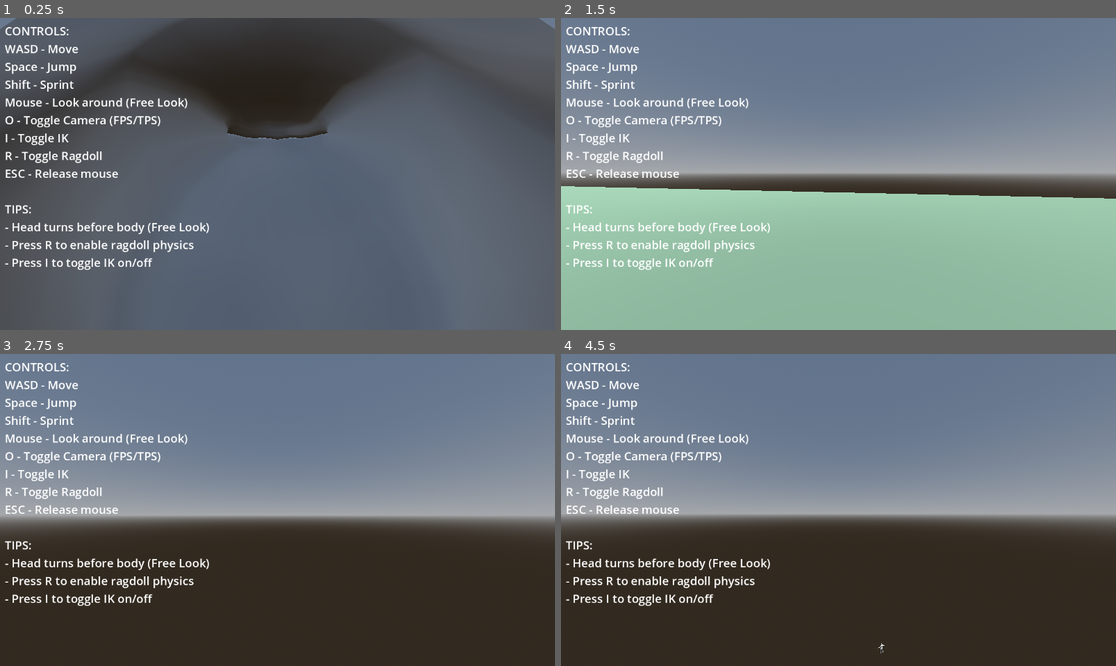
Above: before the commit, frames 1-4 (two rows, left to right).
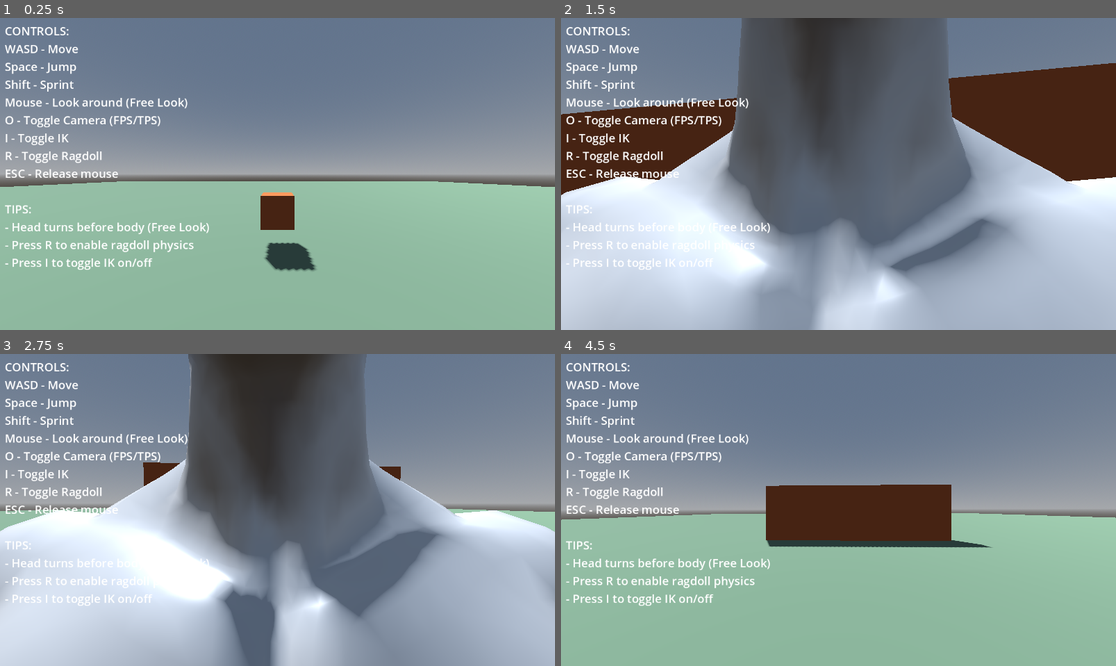
Above: after the commit, the same moments.

Repository: lmf-git/fpsikanimragdoll
Game: Godot game, scene res://world.tscn
The game is run twice, just before and just after one commit, with the same random seed, the same clock (stepped at 60 frames per second) and the same inputs.
Inputs (mouse positions are in pixels of both pictures, inside the frame that each line leads up to):
- Up to frame 1 (0.25 s): no input
- Up to frame 2 (1.5 s): move the mouse to (866, 174) at 0.52 s; hold Shift (sprint) 0.53-1.28 s; hold W (move_forward) from 0.53 s (still down); tap Space (jump) at 0.77 s; move the mouse to (810, 174) at 1.27 s; tap O (toggle_camera) at 1.35 s
- Up to frame 3 (2.75 s): keep holding W (move_forward); tap Space (jump) at 1.52 s; move the mouse to (288, 503) at 2.02 s; hold I (toggle_ik) from 2.03 s (still down)
- Up to frame 4 (4.5 s): keep holding W (move_forward); move the mouse to (832, 516) at 2.77 s; release I (toggle_ik) at 2.78 s; tap R (toggle_ragdoll) at 2.85 s; tap Space (jump) at 3.02, 3.77 s; move the mouse to (877, 513) at 3.52 s; hold Shift (sprint) 3.53-4.28 s; move the mouse to (794, 506) at 4.27 s; tap O (toggle_camera) at 4.35 s

The runs differ from the first frame. In frame 1, 97% of the frame differs, in the area x 0-100%, y 0-100%; in frame 2, 83%; in frame 3, 68%; in frame 4, 50%.

Commit message:
Fix ragdoll collisions, camera tracking, and add finger/toe bones
RAGDOLL FIXES:
- Add all 52 bones including fingers and toes
- Set proper collision layers (layer 2) and masks (mask 1)
- Add collision exceptions between all physical bones (prevent self-collision)
- Increase collision shape sizes (radius 0.08, height 0.25) for better stability
- Higher friction (0.8) to prevent sliding

CAMERA FIXES:
- Fix camera null references by finding them dynamically in _ready()
- Fix FPS camera to follow head bone rotation directly
- Head/neck now visibly bend when looking up/down in FPS mode
- Camera uses head bone's global transform (includes all rotations)

PROJECT:
- Update project.godot from 4.3 to 4.5

Test: Ragdoll should no longer fall through floor, head should move in FPS

Diff:
--- a/character_controller.gd
+++ b/character_controller.gd
@@ -38,11 +38,27 @@
 
 # Ragdoll bone configuration - bones that will have physics
 const RAGDOLL_BONES = [
+	# Torso
 	"Hips", "Spine", "Chest", "Upper_Chest", "Neck", "Head",
+	# Left arm
 	"L_Shoulder", "L_Upper_Arm", "L_Lower_Arm", "L_Hand",
+	# Left fingers
+	"L_Thumb_Proximal", "L_Thumb_Intermediate", "L_Thumb_Distal",
+	"L_Index_Proximal", "L_Index_Intermediate", "L_Index_Distal",
+	"L_Middle_Proximal", "L_Middle_Intermediate", "L_Middle_Distal",
+	"L_Ring_Proximal", "L_Ring_Intermediate", "L_Ring_Distal",
+	"L_Little_Proximal", "L_Little_Intermediate", "L_Little_Distal",
+	# Right arm
 	"R_Shoulder", "R_Upper_Arm", "R_Lower_Arm", "R_Hand",
-	"L_Upper_Leg", "L_Lower_Leg", "L_Foot",
-	"R_Upper_Leg", "R_Lower_Leg", "R_Foot"
+	# Right fingers
+	"R_Thumb_Proximal", "R_Thumb_Intermediate", "R_Thumb_Distal",
+	"R_Index_Proximal", "R_Index_Intermediate", "R_Index_Distal",
+	"R_Middle_Proximal", "R_Middle_Intermediate", "R_Middle_Distal",
+	"R_Ring_Proximal", "R_Ring_Intermediate", "R_Ring_Distal",
+	"R_Little_Proximal", "R_Little_Intermediate", "R_Little_Distal",
+	# Legs
+	"L_Upper_Leg", "L_Lower_Leg", "L_Foot", "L_Toes",
+	"R_Upper_Leg", "R_Lower_Leg", "R_Foot", "R_Toes"
 ]
 
 # Internal variables
@@ -92,6 +108,12 @@
 			print("  [", i, "] ", skeleton.get_bone_name(i))
 		print("=== End Bone List ===\n")
 
+	# Find cameras if not set (they should be children of this node)
+	if not fps_camera:
+		fps_camera = get_node_or_null("FPSCamera")
+	if not tps_camera:
+		tps_camera = get_node_or_null("TPSCamera")
+
 	print("FPS Camera: ", fps_camera)
 	print("TPS Camera: ", tps_camera)
 	print("Initial camera mode: ", camera_mode)
@@ -163,8 +185,8 @@
 
 		# Create a simple capsule collision shape
 		var shape = CapsuleShape3D.new()
-		shape.radius = 0.05
-		shape.height = 0.2
+		shape.radius = 0.08
+		shape.height = 0.25
 
 		# Add collision shape
 		var collision_shape = CollisionShape3D.new()
@@ -174,14 +196,29 @@
 
 		# Physics properties
 		physical_bone.mass = 1.0
-		physical_bone.friction = 0.5
+		physical_bone.friction = 0.8
 		physical_bone.bounce = 0.0
+
+		# CRITICAL: Set collision layers and masks for proper physics
+		physical_bone.collision_layer = 2  # Layer 2 for ragdoll parts
+		physical_bone.collision_mask = 1   # Collide with layer 1 (world/ground)
 
 		# Add to skeleton
 		skeleton.add_child(physical_bone)
 		physical_bone.owner = get_tree().edited_scene_root if Engine.is_editor_hint() else self
 
 		bones_created += 1
+
+	# Set up collision exceptions between all physical bones (prevent self-collision)
+	var all_physical_bones = []
+	for child in skeleton.get_children():
+		if child is PhysicalBone3D:
+			all_physical_bones.append(child)
+
+	print("Setting up collision exceptions between ", all_physical_bones.size(), " bones...")
+	for i in range(all_physical_bones.size()):
+		for j in range(i + 1, all_physical_bones.size()):
+			all_physical_bones[i].add_collision_exception_with(all_physical_bones[j])
 
 	print("Created ", bones_created, " physical bones")
 	print("=== Ragdoll Creation Complete ===\n")
--- a/fps_camera.gd
+++ b/fps_camera.gd
@@ -28,35 +28,28 @@
 	return null
 
 func _physics_process(_delta):
-	# Get camera rotation from parent controller
 	var controller = get_parent()
-	if not controller or not controller.has_method("get"):
+	if not controller:
 		return
 
-	var cam_rotation = controller.get("camera_rotation")
-	if not cam_rotation:
-		return
+	# Position and orient camera based on head bone if available
+	if skeleton and head_bone_id >= 0:
+		# Get the global transform of the head bone (includes all rotations from head tracking)
+		var head_global_transform = skeleton.global_transform * skeleton.get_bone_global_pose(head_bone_id)
 
-	# Position at head bone if available, otherwise at controller position
-	if skeleton and head_bone_id >= 0:
-		# Get the global transform of the head bone
-		var head_global_transform = skeleton.global_transform * skeleton.get_bone_global_pose(head_bone_id)
 		# Position camera at head bone with offset
 		global_transform.origin = head_global_transform.origin + head_global_transform.basis * head_offset
+
+		# Use the head bone's rotation directly (this includes neck + head rotations from _update_head_look)
+		# The head bone rotation already has the aiming applied to it
+		global_transform.basis = head_global_transform.basis
 	else:
-		# Fallback: position relative to controller
-		global_transform.origin = controller.global_position + Vector3(0, 1.6, 0)
+		# Fallback: use manual camera rotation if no skeleton
+		var cam_rotation = controller.get("camera_rotation")
+		if cam_rotation:
+			global_transform.origin = controller.global_position + Vector3(0, 1.6, 0)
 
-	# Apply camera rotation
-	# In Godot, cameras look along -Z by default
-	# Model is now rotated 180° in scene, so it faces -Z correctly
-	var camera_transform = Transform3D()
-
-	# Apply yaw (rotate around Y axis)
-	camera_transform = camera_transform.rotated(Vector3.UP, cam_rotation.y)
-
-	# Apply pitch (rotate around the local right axis which is X)
-	camera_transform = camera_transform.rotated(camera_transform.basis.x, cam_rotation.x)
-
-	# Set the camera's basis
-	global_transform.basis = camera_transform.basis
+			var camera_transform = Transform3D()
+			camera_transform = camera_transform.rotated(Vector3.UP, cam_rotation.y)
+			camera_transform = camera_transform.rotated(camera_transform.basis.x, cam_rotation.x)
+			global_transform.basis = camera_transform.basis
--- a/project.godot
+++ b/project.godot
@@ -12,7 +12,7 @@
 
 config/name="FPS IK Ragdoll"
 run/main_scene="res://world.tscn"
-config/features=PackedStringArray("4.3", "Forward Plus")
+config/features=PackedStringArray("4.5", "Forward Plus")
 config/icon="res://icon.svg"
 
 [input]
Not shown, changed: SETUP_INSTRUCTIONS.md
